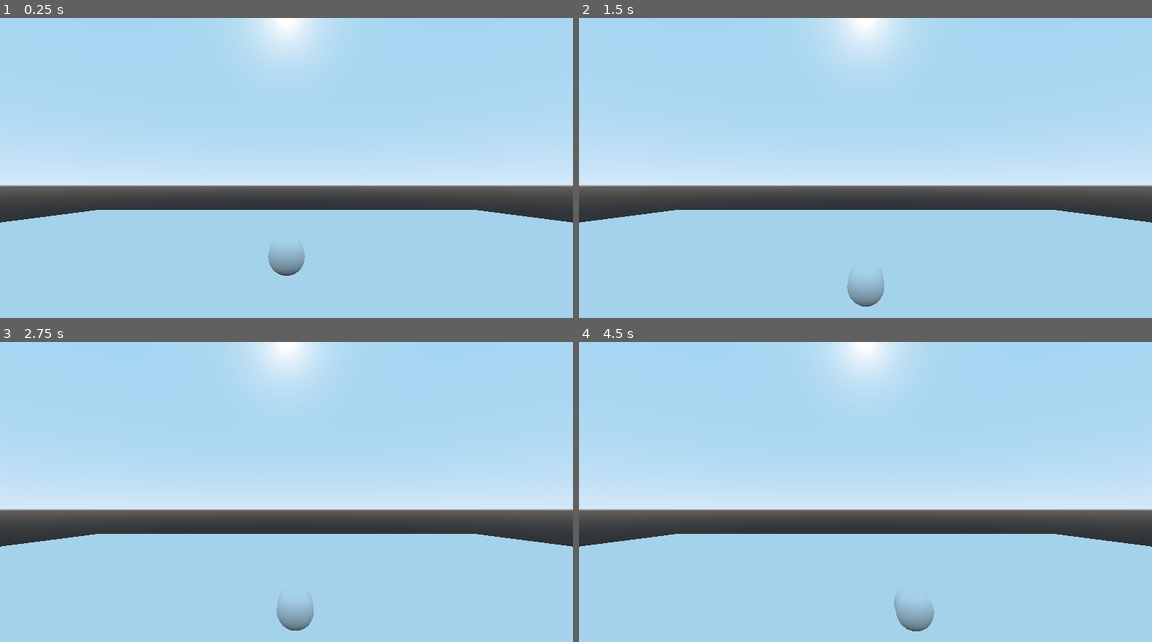
Above: before the commit, frames 1-4 (two rows, left to right).
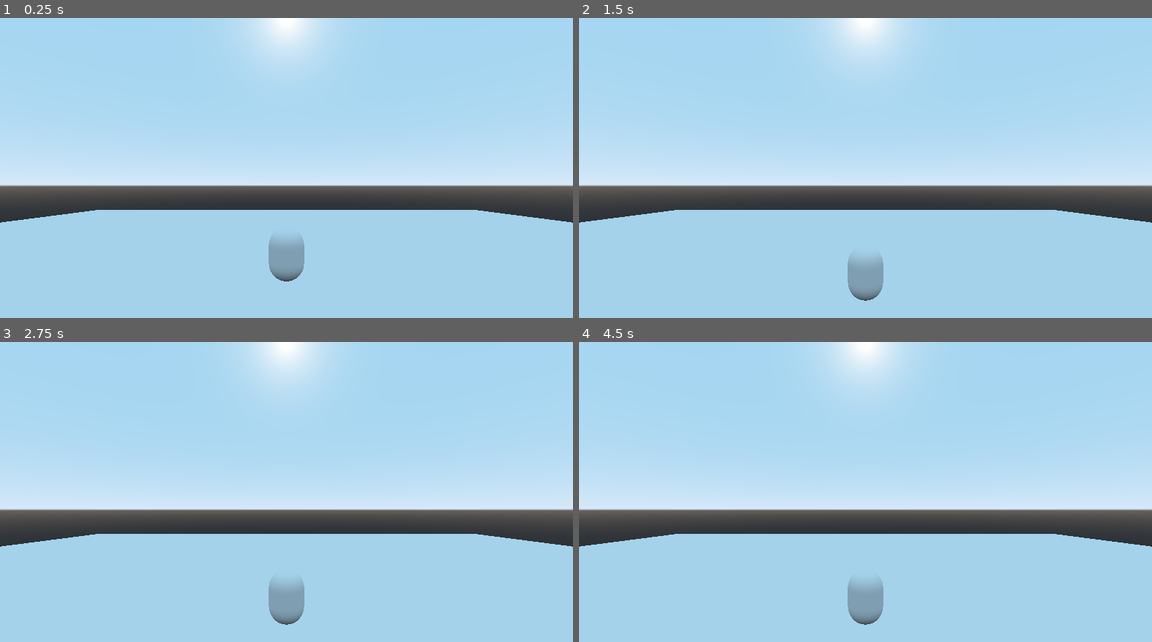
Above: after the commit, the same moments.

Repository: mr-yak/LD51
Game: Godot game, scene res://Main.tscn
Two runs of this game, one before a commit and one after it. Both use one fixed random seed, a clock stepped at 60 frames per second and the inputs below.
Inputs:
- Up to frame 1 (0.25 s): no input
- Up to frame 2 (1.5 s): hold Space (jump, bound only after the commit) 0.53-1.28 s; tap Enter at 1.25 s; tap Space (jump, bound only after the commit) at 1.35 s
- Up to frame 3 (2.75 s): tap Space (jump, bound only after the commit) at 1.52, 1.82 s; hold Space (jump, bound only after the commit) from 2.03 s (still down)
- Up to frame 4 (4.5 s): release Space (jump, bound only after the commit) at 2.78 s; tap Space (jump, bound only after the commit) at 2.85, 3.02, 3.32, 4.35 s; hold Space (jump, bound only after the commit) 3.53-4.28 s

The runs differ from the first frame. In frame 1, 0.5% of the frame differs, in the area x 46-54%, y 73-88%; in frame 2, 0.8%; in frame 3, 0.9%; in frame 4, 1.3%, in the area x 46-62%, y 79-97%.
Error after the commit: Parse Error: The method "add_central_impulse" isn't declared in the current class. (res://CharachterController.gd:7)

Commit message:
Added stuff

Diff:
--- /dev/null
+++ b/CharachterController.gd
@@ -0,0 +1,7 @@
+extends RigidBody
+
+var power = 10
+func _physics_process(delta):
+	if Input.is_action_pressed("jump"):
+		if(get_colliding_bodies() != []):
+			add_central_impulse(Vector3.UP*power)
--- a/Main.tscn
+++ b/Main.tscn
@@ -1,4 +1,6 @@
-[gd_scene load_steps=4 format=2]
+[gd_scene load_steps=5 format=2]
+
+[ext_resource path="res://CharachterController.gd" type="Script" id=1]
 
 [sub_resource type="CapsuleMesh" id=2]
 radius = 0.1
@@ -17,7 +19,8 @@
 transform = Transform( 1, 0, 0, 0, 1, 0, 0, 0, 1, 0, 0.651587, 1.35709 )
 
 [node name="RigidBody" type="RigidBody" parent="."]
-transform = Transform( 1, 0, 0, 0, 1, 0, 0, 0, 1, 0, 0.511307, 0 )
+transform = Transform( 1, 0, 0, 0, -4.37114e-08, -1, 0, 1, -4.37114e-08, 0, 0.511307, 0 )
+script = ExtResource( 1 )
 
 [node name="CSGMesh" type="CSGMesh" parent="RigidBody"]
 mesh = SubResource( 2 )
--- a/project.godot
+++ b/project.godot
@@ -14,6 +14,14 @@
 run/main_scene="res://Main.tscn"
 config/icon="res://icon.png"
 
+[input]
+
+jump={
+"deadzone": 0.5,
+"events": [ Object(InputEventKey,"resource_local_to_scene":false,"resource_name":"","device":0,"alt":false,"shift":false,"control":false,"meta":false,"command":false,"pressed":false,"scancode":32,"unicode":0,"echo":false,"script":null)
+ ]
+}
+
 [physics]
 
 common/enable_pause_aware_picking=true
